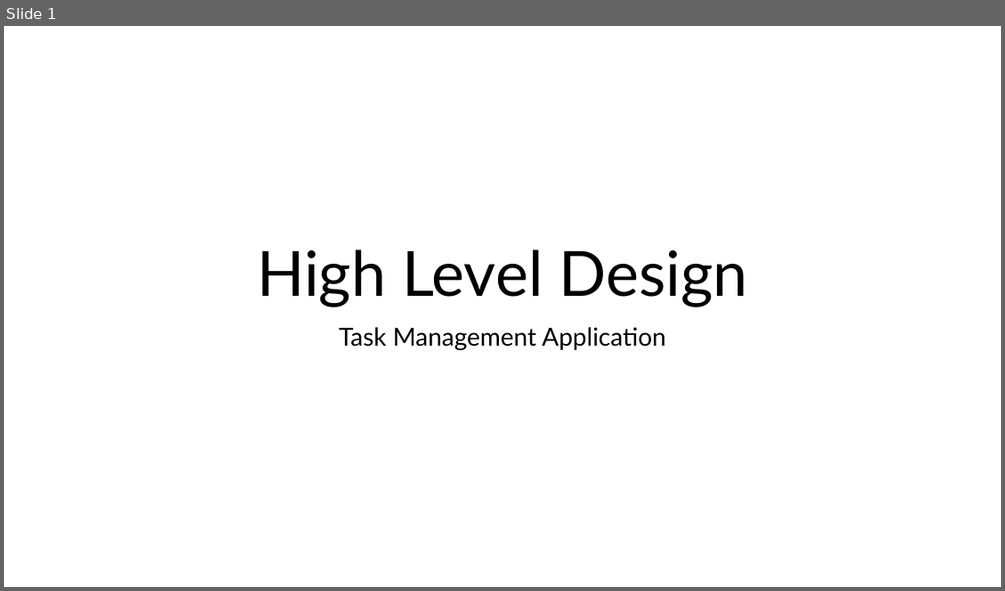
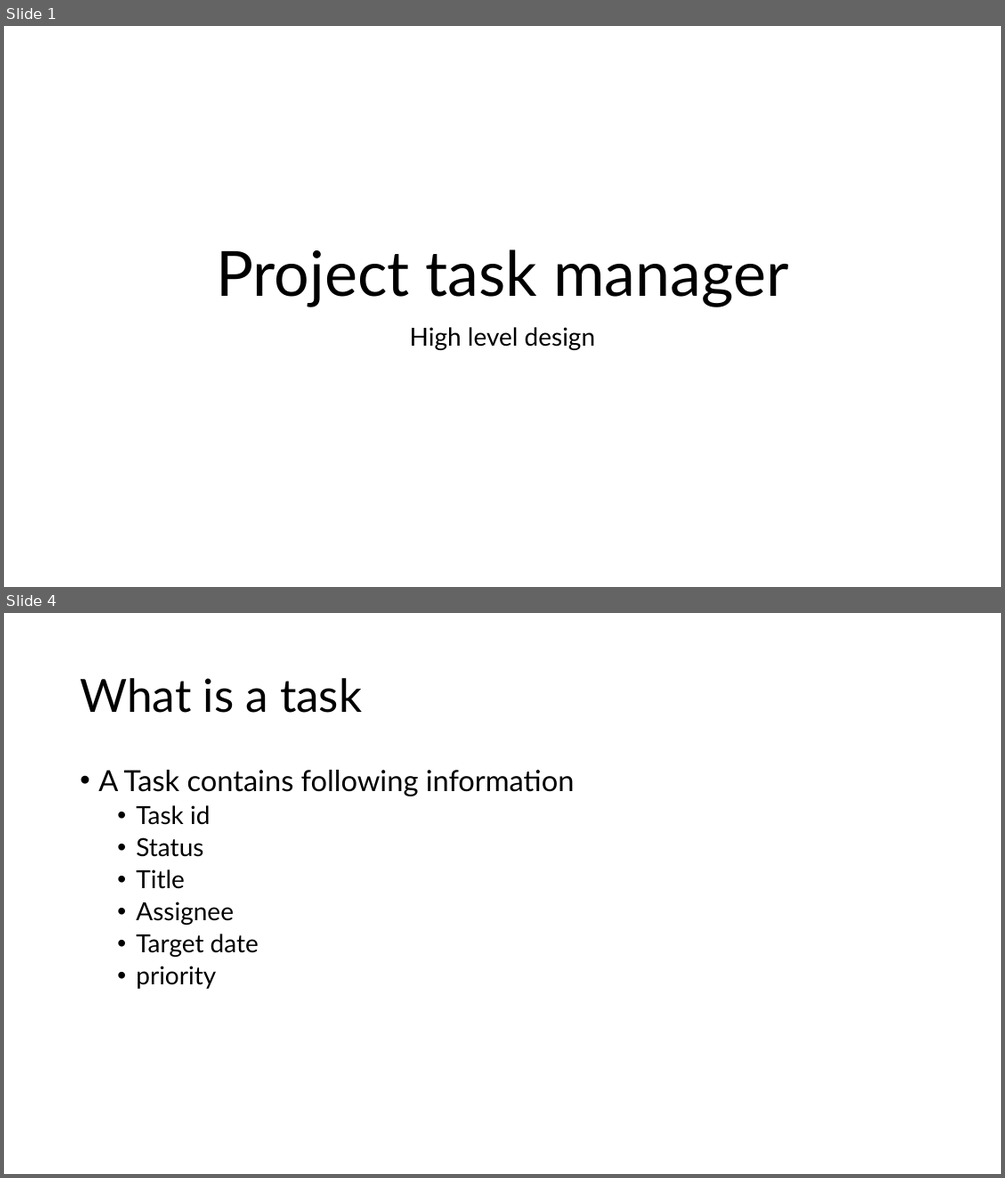
Before and after one commit to Avinash-p/Project-Task-Tracker, a slide deck: resources/High Level Design.pptx. Shown one above the other, each under a label of ours: slide 1 before the commit, slides 1 and 4 after it; the slides between them are not shown. The pictures are 1005x591 and 1005x1178 pixels, drawn with LibreOffice and Linux fonts; fonts in the diff are those of the drawing. Boxes give left, top, right and bottom in pixels: in the first picture for what was removed or moved away, otherwise in the second. Text is boxed around its words. In the diff, an @@ line names an element or a change of style, - is before the commit and + after.

```diff
--- a/resources/High Level Design.pptx
+++ b/resources/High Level Design.pptx
@@ slide 4 added at (x1=4, y1=613, x2=1001, y2=1174), background #FFFFFF @@
@@ title added at (x1=80, y1=678, x2=362, y2=713), 44 pt, text #000000 @@
+What is a task
@@ text added at (x1=98, y1=770, x2=574, y2=989), 24 pt, text #000000 @@
+• A Task contains following information
+  • Task id
+  • Status
+  • Title
+  • Assignee
+  • Target date
+  • priority
@@ slide 1 changed as well @@
@@ title at (x1=216, y1=249, x2=788, y2=307): text changed @@
-High Level Design
+Project task manager
@@ subtitle at (x1=410, y1=327, x2=595, y2=350): text changed @@
-Task Management Application
+High level design
```
Also in this commit, not shown: 2 other slides changed, 5 other slides added, 6 other files.
